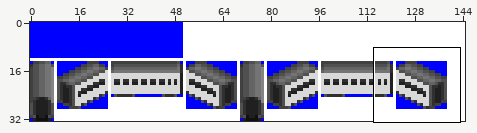
Two versions of one sprite sheet, gfx/Template/24px.png. The first picture is a wide view before the edit; the outline marks the close-up.
Close-up. Earlier state:
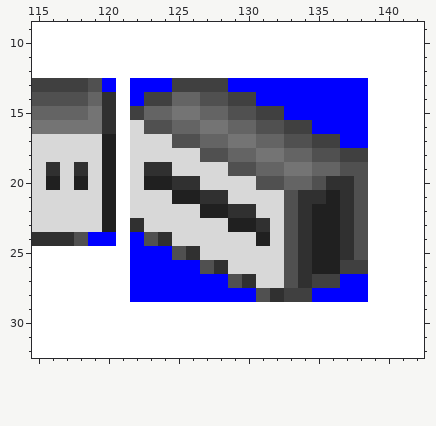
The file is 145x33 pixels. Shown: x 115..142, y 9..32. The commit also changed other parts of the picture, which this record leaves out.
After:
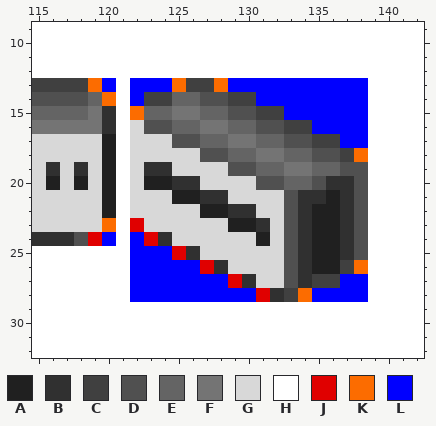
Palette (. is transparent): A #202020  B #303030  C #404040  D #505050  E #646464  F #747474  G #d8d8d8  H #ffffff  J #e00000  K #fc6c00  L #0000ff
Changes in this commit:
@@ x 115..142 @@
 12 HHHHHHHHHHHHHHHHHHHHHHHHHHHH
-13 CCCCDLHLLLCCCCLLLLLLLLLLHHHH
-14 DDDDEBHLCCEEDDCCLLLLLLLLHHHH
-15 EEEEFBHCEEFFEEDDCCLLLLLLHHHH
+13 CCCCKLHLLLKCCKLLLLLLLLLLHHHH
+14 DDDDEKHLCCEEDDCCLLLLLLLLHHHH
+15 EEEEFBHKEEFFEEDDCCLLLLLLHHHH
 16 FFFFFBHGDDEEFFEEDDCCLLLLHHHH
 17 GGGGGAHGGGDDEEFFEEDDCCLLHHHH
-18 GGGGGAHGGGGGDDEEFFEEDDCCHHHH
+18 GGGGGAHGGGGGDDEEFFEEDDCKHHHH
 19 GBGBGAHGBBGGGGDDEEFFEEDDHHHH
@@ x 115..142 @@
 22 GGGGGAHGGGGGAABBGGDBAABDHHHH
-23 GGGGGAHBGGGGGGAABGDBAABDHHHH
-24 BBBDLLHLDBGGGGGGAGDBAABDHHHH
-25 HHHHHHHLLLDBGGGGGGDBAABDHHHH
-26 HHHHHHHLLLLLDBGGGGDBAACCHHHH
-27 HHHHHHHLLLLLLLDBGGDBCCLLHHHH
-28 HHHHHHHLLLLLLLLLDBCCLLLLHHHH
+23 GGGGGKHJGGGGGGAABGDBAABDHHHH
+24 BBBDJLHLJBGGGGGGAGDBAABDHHHH
+25 HHHHHHHLLLJBGGGGGGDBAABDHHHH
+26 HHHHHHHLLLLLJBGGGGDBAACKHHHH
+27 HHHHHHHLLLLLLLJBGGDBCCLLHHHH
+28 HHHHHHHLLLLLLLLLJBCKLLLLHHHH
 29 HHHHHHHHHHHHHHHHHHHHHHHHHHHH
Pixel boxes of the changes (left, top, right, bottom) in both close-ups:
changed: (88, 78, 228, 120)
changed: (354, 148, 368, 162)
changed: (88, 218, 368, 302)
